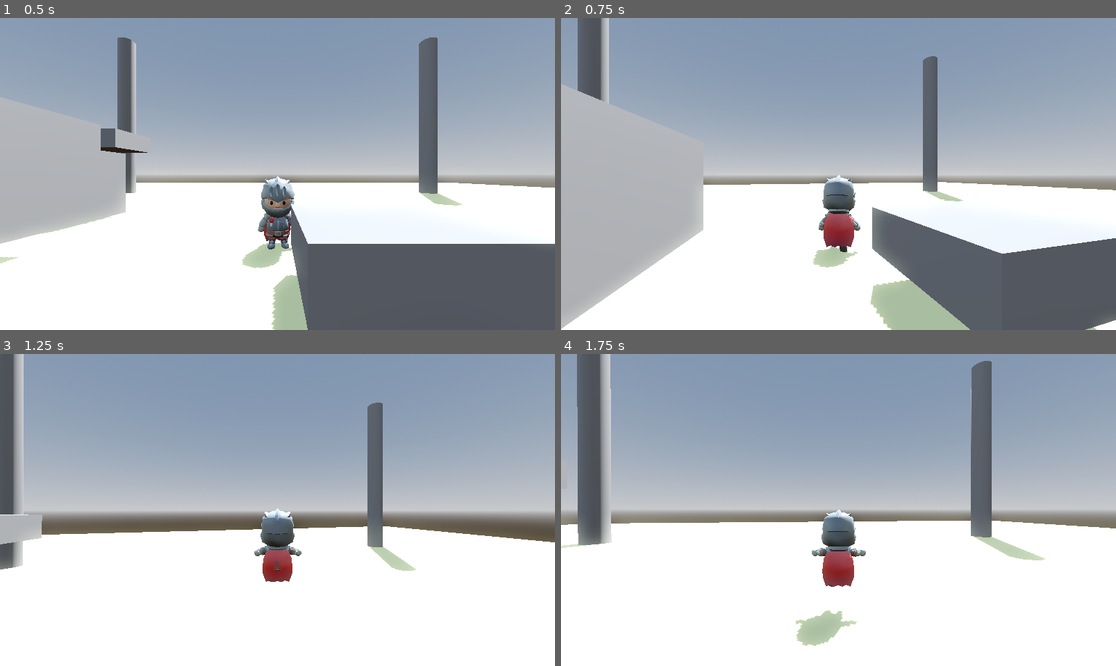
Above: before the commit, frames 1-4 (two rows, left to right).
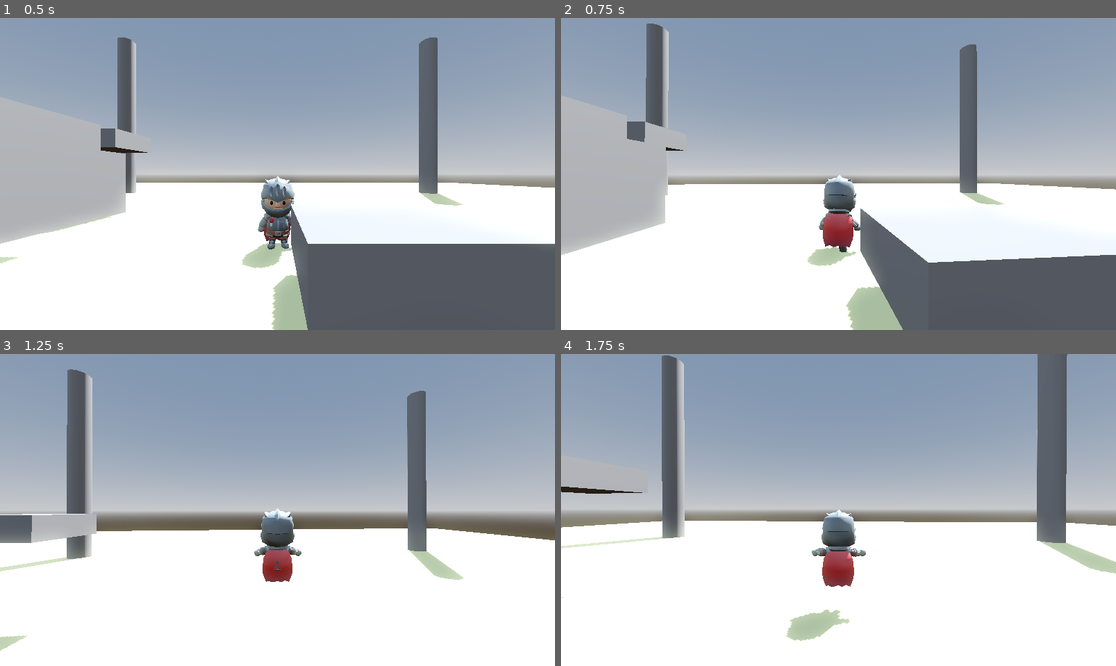
Above: after the commit, the same moments.

Repository: Lukko-Digital/walkington-city
Game: Godot game, scene res://levels/main.tscn
Two runs of this game, one before a commit and one after it. Both use one fixed random seed, a clock stepped at 60 frames per second and the inputs below.
Inputs (mouse positions are in pixels of both pictures, inside the frame that each line leads up to):
- Up to frame 1 (0.5 s): no input
- Up to frame 2 (0.75 s): move the mouse to (866, 174) at 0.52 s; hold W (forward) from 0.53 s (still down); hold Right mouse button (recall) from 0.53 s (still down)
- Up to frame 3 (1.25 s): keep holding W (forward); keep holding Right mouse button (recall); tap Space (jump) at 0.77 s
- Up to frame 4 (1.75 s): keep holding W (forward); move the mouse to (810, 510) at 1.27 s; release Right mouse button (recall) at 1.28 s; click (810, 510) at 1.35 s; tap Space (jump) at 1.52 s

Frame 1 is identical in both runs. In frame 2, 16% of the frame differs, in the area x 0-100%, y 0-100%; in frame 3, 9.8%; in frame 4, 13%.

Commit message:
add track delay and tweak track speed

Diff:
--- a/knight2.gd
+++ b/knight2.gd
@@ -12,8 +12,10 @@
 	# Sensitivity for mouse movement
 	SENSITIVITY = 0.0015,
 	# Speed that camera looks in player's direction when walking
-	HORIZONTAL_TRACK_SPEED = 1,
+	HORIZONTAL_TRACK_SPEED = 0.5,
 	VERTICAL_TRACK_SPEED = 1,
+	# Time between last mouse movement and start of camera tracking
+	TRACK_DELAY = 0.3,
 	# Speed that camera zooms in when camera moves
 	MOVEMENT_ZOOM_SPEED = 0.001
 }
@@ -22,6 +24,7 @@
 @onready var model = $Rig
 @onready var anim_tree = $AnimationTree
 @onready var anim_state: AnimationNodeStateMachinePlayback = $AnimationTree.get("parameters/playback")
+@onready var cam_move_timer: Timer = $CameraMovementTimer
 
 var gravity = ProjectSettings.get_setting("physics/3d/default_gravity")
 var previously_airborne = true
@@ -32,6 +35,7 @@
 
 func _ready():
 	Input.mouse_mode = Input.MOUSE_MODE_CAPTURED
+	cam_move_timer.wait_time = CAMERA.TRACK_DELAY
 
 func _physics_process(delta):
 	handle_gravity(delta)
@@ -53,7 +57,7 @@
 	# Rotate model to face walking direction
 	model.rotation.y = lerp_angle(model.rotation.y, atan2( - velocity.x, -velocity.z), ROTATION_SPEED * delta)
 	# If moving, camera moves to point in walking direction
-	if dir:
+	if dir and cam_move_timer.is_stopped():
 		camera_track(delta)
 
 func handle_jump():
@@ -78,6 +82,7 @@
 
 func _unhandled_input(event):
 	if event is InputEventMouseMotion:
+		cam_move_timer.start()
 		camera_arm.rotation.x -= event.relative.y * CAMERA.SENSITIVITY
 		camera_arm.rotation_degrees.x = clamp(camera_arm.rotation_degrees.x, CAMERA.HIGHEST_ANGLE, CAMERA.LOWEST_ANGLE)
 		camera_arm.rotation.y -= event.relative.x * CAMERA.SENSITIVITY
--- a/knight2.tscn
+++ b/knight2.tscn
@@ -56,23 +56,23 @@
 
 [node name="Skeleton3D" parent="Rig" index="0"]
 transform = Transform3D(-1, 0, -8.74228e-08, 0, 1, 0, 8.74228e-08, 0, -1, 0, 0, 0)
-bones/1/position = Vector3(0, 0.378074, 0)
+bones/1/position = Vector3(0, 0.370127, 0)
 bones/1/rotation = Quaternion(-1.11123e-10, 0.0431578, 2.57241e-09, 0.999068)
-bones/4/rotation = Quaternion(-0.551811, -0.0626069, -0.65659, 0.510367)
-bones/5/rotation = Quaternion(1.15757e-08, -5.07355e-08, -0.477184, 0.878804)
-bones/7/rotation = Quaternion(-0.316696, -0.329988, 0.134355, 0.879068)
-bones/8/rotation = Quaternion(0.00166512, 0.00166512, -0.700967, 0.71319)
-bones/14/rotation = Quaternion(-0.611301, 0.0827362, 0.62951, 0.472422)
-bones/15/rotation = Quaternion(3.18782e-08, 4.83227e-08, 0.501212, 0.865325)
-bones/17/rotation = Quaternion(-0.315341, 0.30414, -0.216086, 0.872563)
-bones/18/rotation = Quaternion(0.00430163, 0.00506669, 0.702619, 0.711536)
+bones/4/rotation = Quaternion(-0.550434, -0.0585527, -0.645959, 0.525672)
+bones/5/rotation = Quaternion(2.83982e-08, -3.80821e-08, -0.501171, 0.865348)
+bones/7/rotation = Quaternion(-0.319019, -0.336552, 0.14337, 0.874302)
+bones/8/rotation = Quaternion(0.00144403, 0.00144402, -0.701785, 0.712386)
+bones/14/rotation = Quaternion(-0.609502, 0.0790008, 0.620523, 0.48705)
+bones/15/rotation = Quaternion(2.97403e-08, 5.23364e-08, 0.524086, 0.851666)
+bones/17/rotation = Quaternion(-0.318054, 0.311887, -0.225389, 0.866469)
+bones/18/rotation = Quaternion(0.00432638, 0.00509584, 0.702593, 0.711561)
 bones/21/rotation = Quaternion(-5.80608e-11, -0.0313417, -1.88012e-09, 0.999509)
-bones/24/rotation = Quaternion(0.991497, 0.0831957, 0.0771994, 0.0636598)
-bones/25/rotation = Quaternion(0.333283, 5.74203e-08, -2.34667e-07, 0.942827)
-bones/26/rotation = Quaternion(-0.589175, -0.204255, 0.0657397, 0.778994)
-bones/28/rotation = Quaternion(0.993812, -0.0319493, 0.0303913, 0.101944)
-bones/29/rotation = Quaternion(0.38458, -6.0933e-08, 2.69056e-07, 0.923092)
-bones/30/rotation = Quaternion(-0.618043, 0.1134, -0.0182227, 0.777709)
+bones/24/rotation = Quaternion(0.98977, 0.0836605, 0.0786036, 0.0847237)
+bones/25/rotation = Quaternion(0.388841, 5.72705e-08, -2.65176e-07, 0.921305)
+bones/26/rotation = Quaternion(-0.61826, -0.201207, 0.0756085, 0.756012)
+bones/28/rotation = Quaternion(0.991664, -0.0332275, 0.0298606, 0.120858)
+bones/29/rotation = Quaternion(0.433596, -5.89562e-08, 3.01643e-07, 0.901107)
+bones/30/rotation = Quaternion(-0.644494, 0.112578, -0.0228299, 0.755931)
 bones/31/rotation = Quaternion(3.04791e-08, 0.920355, -0.391084, -6.94849e-08)
 bones/32/rotation = Quaternion(0.707107, -2.29302e-07, -4.60552e-08, 0.707107)
 bones/33/position = Vector3(0.202182, 0.0259903, 0.205181)
@@ -84,44 +84,44 @@
 bones/40/rotation = Quaternion(-0.707107, -7.05285e-08, -7.05285e-08, 0.707107)
 bones/41/rotation = Quaternion(-5.83589e-09, 6.43837e-10, 0.994809, 0.101756)
 bones/42/rotation = Quaternion(-1.04035e-07, 0.391084, 0.920355, -2.95261e-08)
-bones/47/position = Vector3(0.520841, 0.767916, -0.0576374)
+bones/47/position = Vector3(0.520841, 0.769049, -0.0576374)
 bones/47/rotation = Quaternion(0.794627, -1.11759e-07, 0.607098, -5.96046e-08)
-bones/49/position = Vector3(-0.510844, 0.767916, 0.0597369)
+bones/49/position = Vector3(-0.510844, 0.769049, 0.0597369)
 bones/49/rotation = Quaternion(-0.758253, -1.52737e-07, 0.651961, -1.11759e-08)
 
 [node name="1H_Sword_Offhand" parent="Rig/Skeleton3D" index="0"]
-transform = Transform3D(-2.13092e-07, 0.262864, 0.964832, 0.999839, -0.0172854, 0.0047098, 0.0179158, 0.964677, -0.262822, 0.511827, 0.614583, -0.0034831)
+transform = Transform3D(4.9192e-07, 0.262865, 0.964832, 0.999878, -0.0149902, 0.00408395, 0.0155368, 0.964716, -0.262833, 0.51174, 0.616885, -0.00191089)
 visible = false
 
 [node name="Badge_Shield" parent="Rig/Skeleton3D" index="1"]
-transform = Transform3D(-1.90674e-07, 0.262864, 0.964832, 0.999839, -0.017288, 0.00471046, 0.0179184, 0.964677, -0.262822, 0.66223, 0.615317, -0.0444532)
+transform = Transform3D(5.14339e-07, 0.262864, 0.964832, 0.999878, -0.0149928, 0.00408462, 0.0155394, 0.964716, -0.262833, 0.662144, 0.617522, -0.0428827)
 visible = false
 
 [node name="Rectangle_Shield" parent="Rig/Skeleton3D" index="2"]
-transform = Transform3D(-1.90674e-07, 0.262864, 0.964832, 0.999839, -0.017288, 0.00471046, 0.0179184, 0.964677, -0.262822, 0.66223, 0.615317, -0.0444532)
+transform = Transform3D(5.14339e-07, 0.262864, 0.964832, 0.999878, -0.0149928, 0.00408462, 0.0155394, 0.964716, -0.262833, 0.662144, 0.617522, -0.0428827)
 visible = false
 
 [node name="Round_Shield" parent="Rig/Skeleton3D" index="3"]
-transform = Transform3D(-1.90674e-07, 0.262864, 0.964832, 0.999839, -0.017288, 0.00471046, 0.0179184, 0.964677, -0.262822, 0.66223, 0.615317, -0.0444532)
+transform = Transform3D(5.14339e-07, 0.262864, 0.964832, 0.999878, -0.0149928, 0.00408462, 0.0155394, 0.964716, -0.262833, 0.662144, 0.617522, -0.0428827)
 visible = false
 
 [node name="Spike_Shield" parent="Rig/Skeleton3D" index="4"]
-transform = Transform3D(-1.90674e-07, 0.262864, 0.964832, 0.999839, -0.017288, 0.00471046, 0.0179184, 0.964677, -0.262822, 0.66223, 0.615317, -0.0444532)
+transform = Transform3D(5.14339e-07, 0.262864, 0.964832, 0.999878, -0.0149928, 0.00408462, 0.0155394, 0.964716, -0.262833, 0.662144, 0.617522, -0.0428827)
 visible = false
 
 [node name="1H_Sword" parent="Rig/Skeleton3D" index="5"]
-transform = Transform3D(-0.00304125, -0.162962, 0.986627, 0.999919, -0.0126163, 0.000998123, 0.0122852, 0.986551, 0.162987, -0.496303, 0.618555, 0.138112)
+transform = Transform3D(-0.00305964, -0.163037, 0.986615, 0.999918, -0.0126888, 0.00100374, 0.0123557, 0.986538, 0.163062, -0.49593, 0.621084, 0.139672)
 visible = false
 
 [node name="2H_Sword" parent="Rig/Skeleton3D" index="6"]
-transform = Transform3D(-0.00304126, -0.162962, 0.986627, 0.999919, -0.0126163, 0.000998136, 0.0122852, 0.986551, 0.162987, -0.496303, 0.618555, 0.138112)
+transform = Transform3D(-0.00305965, -0.163037, 0.986615, 0.999918, -0.0126888, 0.00100376, 0.0123557, 0.986538, 0.163062, -0.49593, 0.621084, 0.139672)
 visible = false
 
 [node name="Knight_Helmet" parent="Rig/Skeleton3D" index="7"]
-transform = Transform3D(0.99972, -1.40143e-09, 0.0236466, 1.39341e-09, 1, 3.55686e-10, -0.0236466, -3.22637e-10, 0.99972, 4.69869e-07, 1.1883, -1.19779e-07)
+transform = Transform3D(0.99972, -1.40143e-09, 0.0236466, 1.39341e-09, 1, 3.55686e-10, -0.0236466, -3.22637e-10, 0.99972, 4.69869e-07, 1.18036, -1.19779e-07)
 
 [node name="Knight_Cape" parent="Rig/Skeleton3D" index="8"]
-transform = Transform3D(0.996275, -5.14962e-09, 0.0862353, 5.13043e-09, 1, 4.44077e-10, -0.0862353, 1.8939e-15, 0.996275, -1.63023e-08, 1.1883, -1.40136e-07)
+transform = Transform3D(0.996275, -5.14962e-09, 0.0862353, 5.13043e-09, 1, 4.44077e-10, -0.0862353, 1.8939e-15, 0.996275, -1.63023e-08, 1.18036, -1.40136e-07)
 
 [node name="AnimationTree" type="AnimationTree" parent="." index="2"]
 tree_root = SubResource("AnimationNodeStateMachine_03irh")
@@ -140,3 +140,6 @@
 margin = 0.1
 
 [node name="Camera3D" type="Camera3D" parent="CameraArm" index="0"]
+
+[node name="CameraMovementTimer" type="Timer" parent="." index="5"]
+one_shot = true
